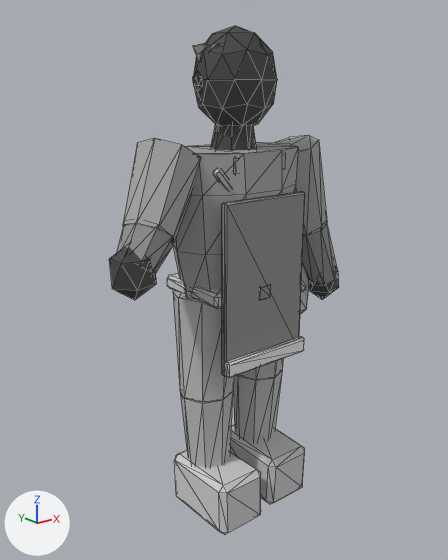
Before and after pictures for a commit that changed the glTF model assets/exports/npc/npc_merchant_v01.glb.
Rendered twice from a camera (50 mm lens) standing at (-1.614, -1.956, 1.819) and looking at (-0.05, -0.001, 1.037). Arrows for +X, +Y and +Z are at lower left; the lights stay in place. The older version comes first. Mesh edges are drawn as thin lines. Vertices at exactly the same position are counted once.

Names of what the first picture shows: 'GEO_npc_merchant_v01'.
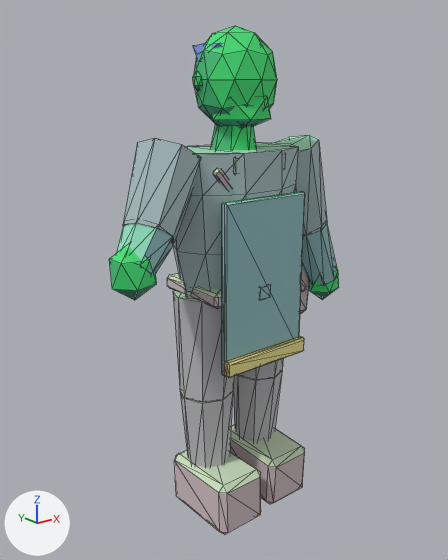
Where the change shows, as pixel boxes (x1, y1, x2, y2) in the pictures (448 x 560 px):
part 1 of me_geo_npc_merchant_v01, added (green)
    after: (212, 96, 271, 128)
part 2 of me_geo_npc_merchant_v01, recoloured
    both: (109, 26, 339, 534)

The change, as a diff of the scene's bpy script:
```diff
--- a/assets/exports/npc/npc_merchant_v01.glb.py
+++ b/assets/exports/npc/npc_merchant_v01.glb.py
@@ me_geo_npc_merchant_v01 @@
 # used by ob_geo_npc_merchant_v01; location = (0.0, 0.0, 0.0)
-me_geo_npc_merchant_v01.from_pydata(...)  # 510 vertices, 916 faces; spans x -0.64..0.61, y -0.27..0.19, z -0.01..2.04
+me_geo_npc_merchant_v01.from_pydata(...)  # 522 vertices, 936 faces; spans x -0.64..0.61, y -0.27..0.19, z -0.01..2.04
+# me_geo_npc_merchant_v01 part 1: a new loose piece, an icosphere of 20 faces spanning x -0.13..0.13, y -0.15..0.08, z 1.64..1.83, in mat_mat_npc_indexed
+# me_geo_npc_merchant_v01 part 2: 916 kept faces spanning x -0.64..0.61, y -0.27..0.19, z -0.01..2.04 get new vertex colours
 me_geo_npc_merchant_v01.materials.append(mat_mat_npc_indexed)
```
